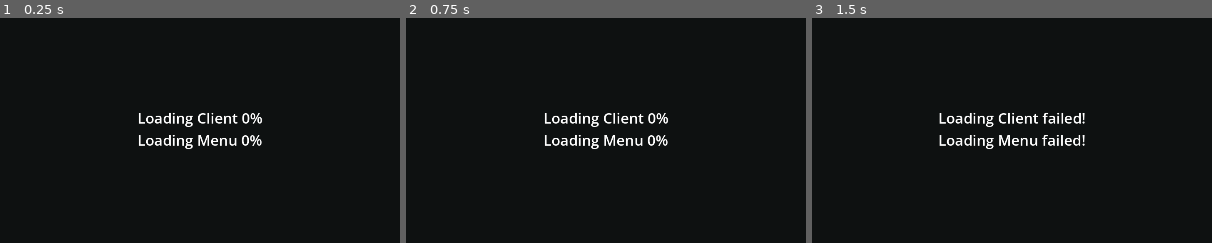
Above: before the commit, frames 1-3 (left to right).
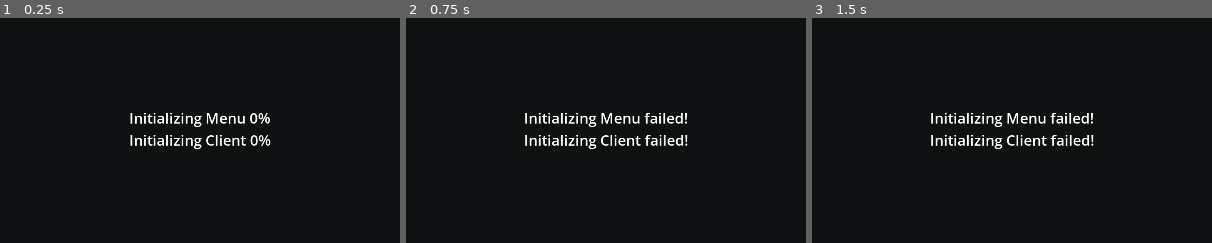
Above: after the commit, the same moments.

Repository: AQW-Godot/initializer
Game: Godot game, scene res://initializer/index.tscn
Two runs of this game, one before a commit and one after it. Both use one fixed random seed, a clock stepped at 60 frames per second and the inputs below.
Inputs:
- Up to frame 1 (0.25 s): no input
- Up to frame 2 (0.75 s): tap Enter at 0.5 s
- Up to frame 3 (1.5 s): no input
The pictures show only the part of the screen within x 25-75%, y 25-75%; the shares and areas given below are measured in that part.

The runs differ from the first frame. In frame 1, 2.0% of the frame differs, in the area x 32-68%, y 42-59%; in frame 2, 2.3%, in the area x 29-71%, y 42-59%; in frame 3, 2.2%.

Commit message:
update

Diff:
--- a/initializer/index.gd
+++ b/initializer/index.gd
@@ -1,84 +1,103 @@
 extends Control
 
-@onready var scene_root : Window = get_tree().root if not Engine.is_editor_hint() else Engine.get_main_loop().editor_scene_root
+@onready var _tree : SceneTree = get_tree() if not Engine.is_editor_hint() else Engine.get_main_loop()
+@onready var _root : = _tree.root if not Engine.is_editor_hint() else _tree.edited_scene_root
+@onready var _label_container := $CenterContainer/VBoxContainer
 
 var _main : Node2D
-var _url : String = "http://localhost/{os}/{path}.zip".format({ "os": OS.get_name().to_lower() })
+var _base_url : String = "http://localhost/{os}/{path}.zip".format({ "os": OS.get_name().to_lower() })
 var _request_nodes : Dictionary = {}
-var _client_loaded : bool = false
-var _menu_loaded : bool = false
+var _initialize_error : bool = false
+var _load_scenes : Array[Dictionary] = [
+	{
+		"name": "Menu",
+		"url": _base_url.format({ "path": "menu" }),
+		"scene": "res://menu/index.tscn"
+	},
+	{
+		"name": "Client",
+		"url": _base_url.format({ "path": "client" }),
+		"scene": "res://client/index.tscn"
+	}
+]
 
 func _ready():
-
 	_main = Node2D.new()
 	_main.name = "Main"
 	_main.visible = false
-	scene_root.call_deferred("add_child", _main)
-	while _main.is_node_ready() != true: await get_tree().create_timer(1.0).timeout
+	_root.add_child.call_deferred(_main)
+	while not _main.is_node_ready(): await _tree.process_frame
 
-	load_client()
-	load_menu()
+	for load_scene in _load_scenes:
+		load_scene_from_url(load_scene.name, load_scene.url, load_scene.scene)
 
-	while _client_loaded != true && _menu_loaded != true: await get_tree().create_timer(1.0).timeout
+	await get_tree().create_timer(1.0).timeout
+	while not _request_nodes.is_empty(): await _tree.process_frame
+	if _initialize_error: # Failed to load some of the scene
+		return
 
 	self.hide()
 	_main.show()
 
-func load_client():
-	var packed := await load_packed_from_url(_url.format({ "path": "client" }))
-	packed.update.connect(func(downloaded_bytes, body_size):
-		$CenterContainer/VBoxContainer/LoadingClient.text = "Loading Client %d%%" % [int(floor(downloaded_bytes * 100.0 / body_size))]
-	)
-	if not await packed.complete: $CenterContainer/VBoxContainer/LoadingClient.text = "Loading Client failed!"
-	else:
-		var resource = ResourceLoader.load("res://client/index.tscn", "PackedScene")
-		if resource:
-			var instance_scene = resource.instantiate()
-			_main.call_deferred("add_child", instance_scene)
-			while instance_scene.is_node_ready() != true: await get_tree().create_timer(1.0).timeout
-		_client_loaded = true
+	var current_scene = _tree.current_scene
+	current_scene.queue_free()
+	await current_scene.tree_exited
+	_tree.current_scene = _main
 
-func load_menu():
-	var packed := await load_packed_from_url(_url.format({ "path": "menu" }))
-	packed.update.connect(func(downloaded_bytes, body_size):
-		$CenterContainer/VBoxContainer/LoadingMenu.text = "Loading Menu %d%%" % [int(floor(downloaded_bytes * 100.0 / body_size))]
-	)
-	if not await packed.complete: $CenterContainer/VBoxContainer/LoadingMenu.text = "Loading Menu failed!"
-	else:
-		var resource = ResourceLoader.load("res://menu/index.tscn", "PackedScene")
-		if resource:
-			var instance_scene = resource.instantiate()
-			_main.call_deferred("add_child", instance_scene)
-			while instance_scene.is_node_ready() != true: await get_tree().create_timer(1.0).timeout
-		_menu_loaded = true
-
-func load_packed_from_url(url: String) -> AwaitSignal:
+func load_scene_from_url(_name: String, _url: String, _scene: String) -> AwaitSignal:
+	_name = _name.to_pascal_case()
 	var _await = AwaitSignal.new()
 	var _request : HTTPRequest
-	if not url in _request_nodes:
+	if not _url in _request_nodes:
 		_request = HTTPRequest.new()
-		_request.download_chunk_size = 4096
+		_request.download_chunk_size = 4096 # 4 KB, cu'z our assets is less than 50mb which will not appropriate the loading screen
 		_request.use_threads = true
-		self.add_child(_request)
-		while _request.is_node_ready() != true: await get_tree().create_timer(1.0).timeout
-		_request_nodes[url] = _request
-	else: _request = _request_nodes[url]
+		add_child.call_deferred(_request)
+		while not _request.is_node_ready(): await _tree.process_frame
+		_request_nodes[_url] = _request
+	else: _request = _request_nodes[_url]
 
 	Callable(func():
 		var uuid = UUID.v4().substr(0, 8)
-		var file_name = url.get_file().get_slice(".", 0)
-		var file_ext = url.get_file().get_slice(".", 1)
+		var file_name = _url.get_file().get_slice(".", 0)
+		var file_ext = _url.get_file().get_slice(".", 1)
 		var file_path = "user://temp/{name}-{uuid}.{ext}".format({ "uuid": uuid, "name": file_name, "ext": file_ext })
 
 		if not DirAccess.dir_exists_absolute(file_path.get_base_dir()):
 			DirAccess.make_dir_recursive_absolute(file_path.get_base_dir())
 
-		_await.update.emit(0.0, 0.0)
-		while _request.get_http_client_status() != HTTPClient.STATUS_DISCONNECTED:
-			await get_tree().create_timer(1.5).timeout
+		var _label = Label.new()
+		_label.name = _name
+		_label.text = "Initializing ..."
+		_label.add_theme_font_size_override("font_size", 35)
+		_label_container.add_child.call_deferred(_label)
+		while not _label.is_node_ready(): await _tree.process_frame
+
+		Callable(func():
+			_await.update.connect(func(progress, _downloaded_bytes, _body_size):
+				_label.text = "Initializing %s %s%%" % [_name, progress]
+			)
+
+			_await.complete.connect(func():
+				if _await.error_message:
+					_label.text = "Initializing %s failed!" % [_name]
+					_initialize_error = true
+				else:
+					var _resource = ResourceLoader.load(_scene, "PackedScene")
+					if _resource:
+						var _scene_ = _resource.instantiate()
+						_scene_.name = _name
+						_main.add_child.call_deferred(_scene_)
+						while not _scene_.is_node_ready(): await _tree.process_frame
+				_request_nodes[_url].queue_free()
+				await _request_nodes[_url].tree_exited
+				_request_nodes.erase(_url)
+			)
+		).call()
+
+		_await.update.emit(0.0, 0.0, 0.0)
 
 		_request.download_file = file_path
-
 		_request.request_completed.connect(func(result: int, response_code: int, _headers: PackedStringArray, _body: PackedByteArray):
 			if result == HTTPRequest.RESULT_SUCCESS && response_code == HTTPClient.RESPONSE_OK:
 				ProjectSettings.load_resource_pack(file_path)
@@ -114,42 +133,43 @@
 						match response_code:
 							HTTPClient.RESPONSE_NOT_FOUND:
 								error_message += "Request failed due to invalid URL."
-				push_error(error_message)
 				_await.error_message = error_message
-				_await.complete.emit(false)
-				return
 		)
 
-		_request.request_ready()
-		var error = _request.request(url)
-		if error != OK:
-			_request_nodes[url].queue_free()
-			_request_nodes.erase(url)
-			var error_message = "An error occurred while making the HTTP request: %d." % error
-			push_error(error_message)
-			_await.error_message = error_message
-			_await.complete.emit(false)
-			return
+		Callable(func():
+			await get_tree().create_timer(0.5).timeout
+			while _request.get_http_client_status() in [HTTPClient.STATUS_CONNECTING, HTTPClient.STATUS_RESOLVING]: await _tree.process_frame
+
+			var downloaded_bytes = _request.get_downloaded_bytes()
+			var body_size = _request.get_body_size()
+			var progress = 0
+
+			while downloaded_bytes != body_size:
+				if _await.error_message: break
+				await _tree.process_frame
+
+				downloaded_bytes = _request.get_downloaded_bytes()
+				body_size = _request.get_body_size()
+				var _progress = int(round((float(downloaded_bytes) / body_size) * 100))
+				if progress != _progress: # only emit update when it's not equal with the new progress
+					progress = _progress
+					_await.update.emit(progress, downloaded_bytes, body_size)
+
+			if _await.error_message: push_error(_await.error_message)
+			_await.complete.emit()
+		).call_deferred()
 
 		Callable(func():
-			var downloaded_bytes = _request.get_downloaded_bytes()
-			var body_size = _request.get_body_size()
-			while downloaded_bytes != body_size:
-				downloaded_bytes = _request.get_downloaded_bytes()
-				body_size = _request.get_body_size()
-				await get_tree().create_timer(0.1).timeout
-				if _await.error_message: return
-				_await.update.emit(downloaded_bytes, body_size)
-			await get_tree().create_timer(1.0).timeout
-			_await.complete.emit(true)
-			_request_nodes[url].queue_free()
-			_request_nodes.erase(url)
-		).call()
+			var error = _request.request(_url)
+			if error != OK:
+				var error_message = "An error occurred while making the HTTP request: %d." % error
+				_await.error_message = error_message
+			).call_deferred()
 	).call()
 
 	return _await
 
 class AwaitSignal:
-	signal complete(success: bool)
-	signal update(downloaded_bytes: int, body_size: int)
+	signal complete
+	signal update(progress: int, downloaded_bytes: int, body_size: int)
 	var error_message: String
--- a/initializer/index.tscn
+++ b/initializer/index.tscn
@@ -30,13 +30,3 @@
 
 [node name="VBoxContainer" type="VBoxContainer" parent="CenterContainer"]
 layout_mode = 2
-
-[node name="LoadingClient" type="Label" parent="CenterContainer/VBoxContainer"]
-layout_mode = 2
-theme_override_font_sizes/font_size = 35
-text = "Loading Client 0%"
-
-[node name="LoadingMenu" type="Label" parent="CenterContainer/VBoxContainer"]
-layout_mode = 2
-theme_override_font_sizes/font_size = 35
-text = "Loading Menu 0%"
